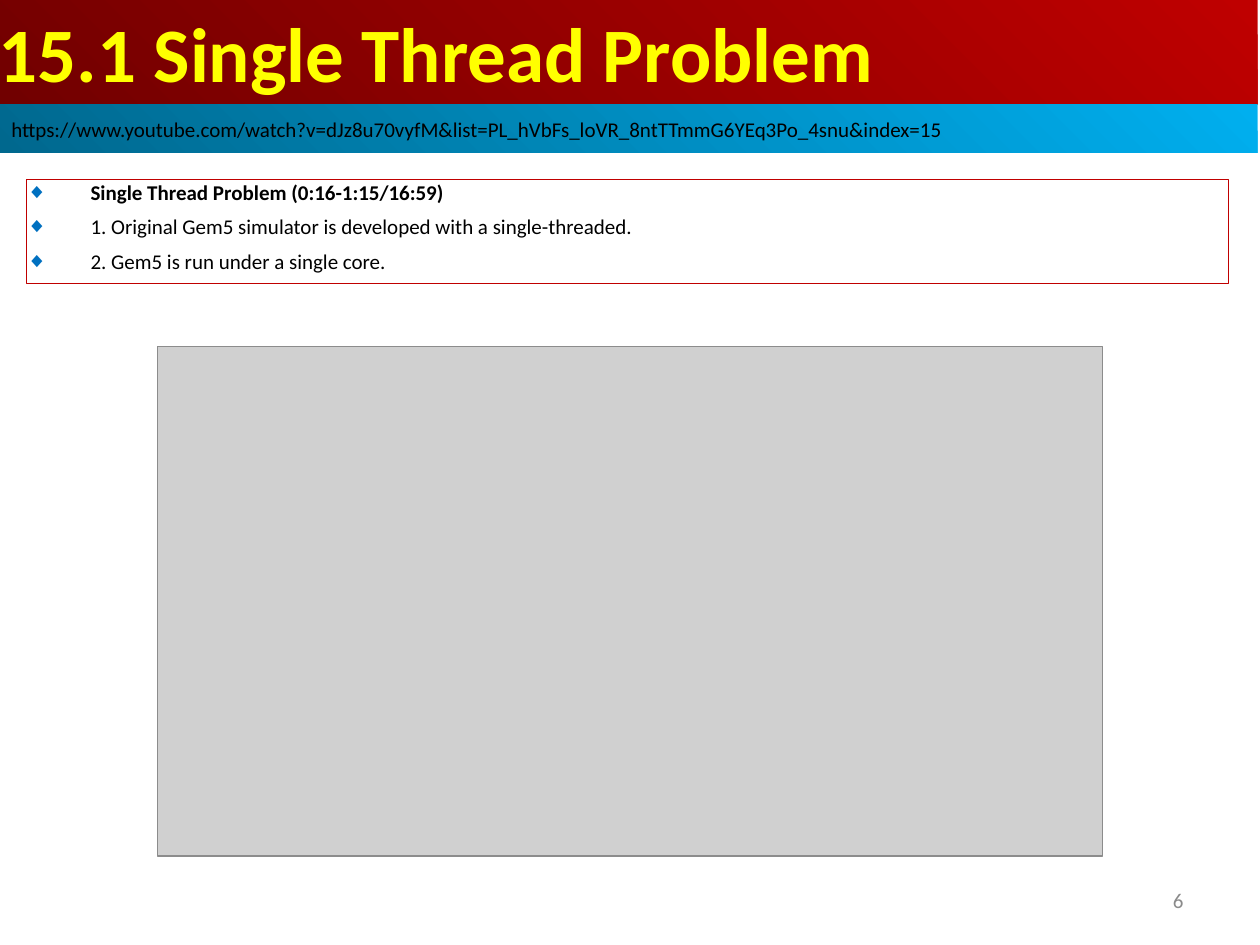
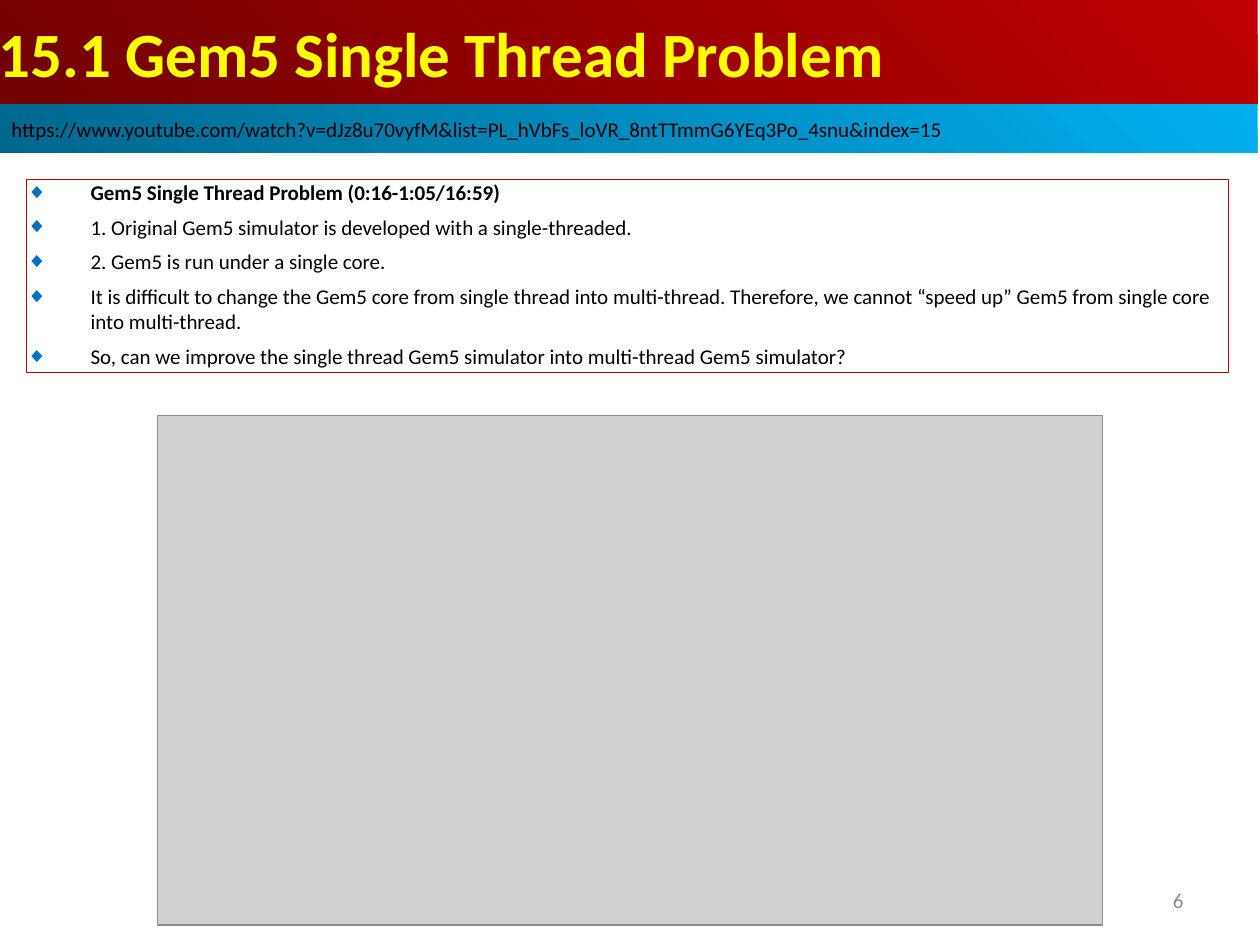
Before and after one commit to peterhchen/AIU_CS850_Gem5_McPAT, a slide deck: slide 6 of 050_Gem5/015.MultiSim/000_Video/015.MultiSim.ppt. Drawn at 1260x945 pixels with LibreOffice and Linux fonts; fonts in the diff are those of the drawing; grey boxes stand for pictures. Boxes give left, top, right and bottom in pixels: in the first picture for what was removed or moved away, otherwise in the second. Text is boxed around its words. In the diff, an @@ line names an element or a change of style, - is before the commit and + after.

```diff
--- a/050_Gem5/015.MultiSim/000_Video/015.MultiSim.ppt
+++ b/050_Gem5/015.MultiSim/000_Video/015.MultiSim.ppt
@@ text in rectangle at (0, 32, 883, 88): text changed; size 44 to 36 pt @@
-15.1 Single Thread Problem
+15.1 Gem5 Single Thread Problem
@@ rectangle "Gem5 Single Thread Problem (0:16-1:05/16:59)": place and size @@
-rectangle "Gem5 Single Thread Problem (0:16-1:05/16:59)" at (26, 179, 1228, 284)
+rectangle "Gem5 Single Thread Problem (0:16-1:05/16:59)" at (26, 179, 1228, 372)
@@ text in rectangle at (91, 184, 500, 204): text changed @@
-◆ Single Thread Problem (0:16-1:15/16:59)
+◆ Gem5 Single Thread Problem (0:16-1:05/16:59)
@@ text in rectangle at (91, 289, 1209, 368): paragraphs added @@
+◆ It is difficult to change the Gem5 core from single thread into multi-thread. Therefore, we cannot “speed up” Gem5 from single core into multi-thread.
+◆ So, can we improve the single thread Gem5 simulator into multi-thread Gem5 simulator?
@@ picture: place and size @@
-picture at (158, 346, 1102, 856)
+picture at (158, 416, 1102, 925)
```
Also in this commit, not shown: 3 other slides changed, 2 slides added.
